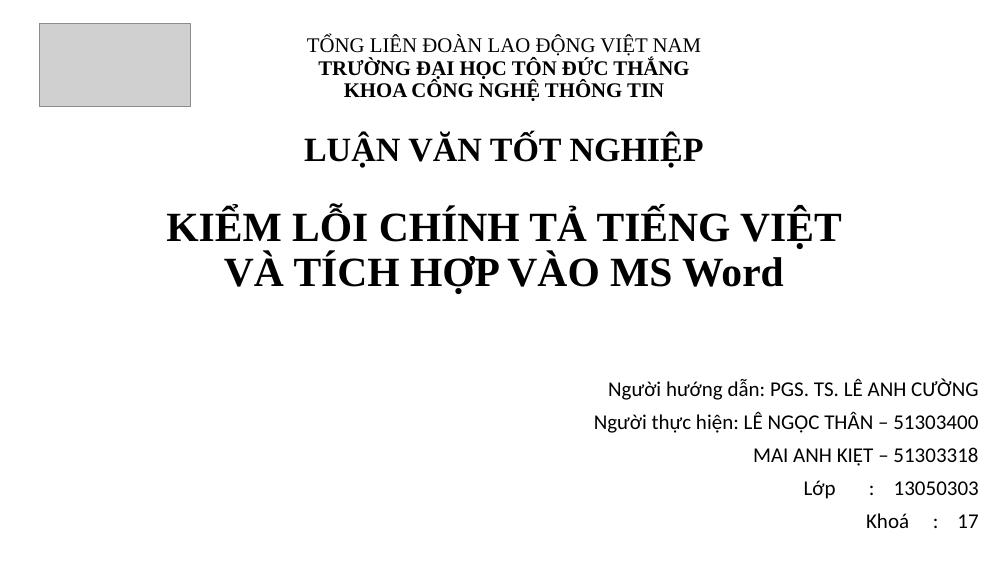
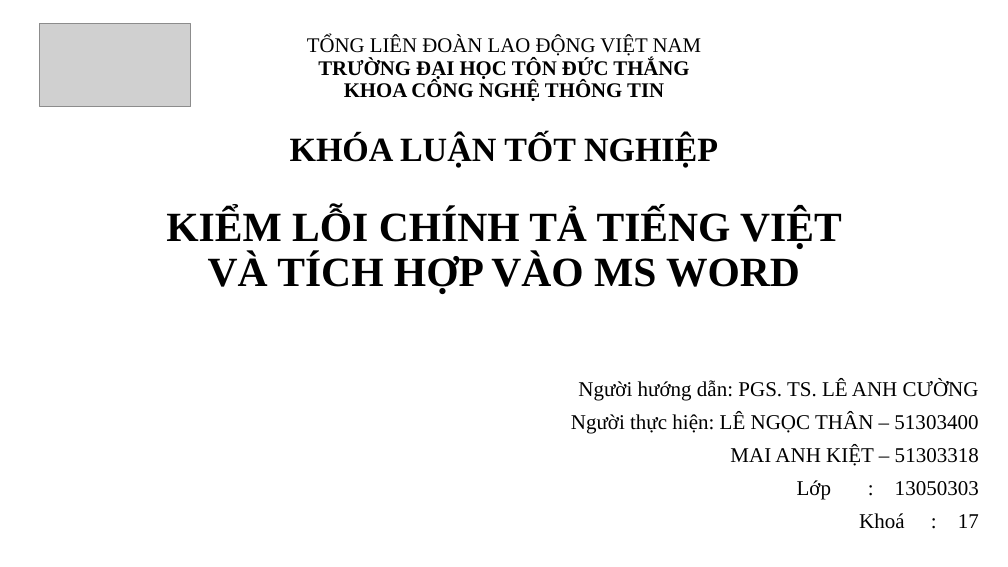
Before and after one commit to thanle95/Thesis_VietnameseCheckingSpelling, a slide deck: slide 1 of present.pptx. Drawn at 1008x567 pixels with LibreOffice and Linux fonts; fonts in the diff are those of the drawing; grey boxes stand for pictures; background and template pictures are left out. Boxes give left, top, right and bottom in pixels: in the first picture for what was removed or moved away, otherwise in the second. Text is boxed around its words. In the diff, an @@ line names an element or a change of style, - is before the commit and + after.

```diff
--- a/present.pptx
+++ b/present.pptx
@@ title at <box>166,36,842,294</box>: text changed @@
-TỔNG LIÊN ĐOÀN LAO ĐỘNG VIỆT NAM
-TRƯỜNG ĐẠI HỌC TÔN ĐỨC THẮNG
-KHOA CÔNG NGHỆ THÔNG TIN
-LUẬN VĂN TỐT NGHIỆP
-KIỂM LỖI CHÍNH TẢ TIẾNG VIỆT VÀ TÍCH HỢP VÀO MS Word
+TỔNG LIÊN ĐOÀN LAO ĐỘNG VIỆT NAM
+TRƯỜNG ĐẠI HỌC TÔN ĐỨC THẮNG
+KHOA CÔNG NGHỆ THÔNG TIN
+KHÓA LUẬN TỐT NGHIỆP
+KIỂM LỖI CHÍNH TẢ TIẾNG VIỆT VÀ TÍCH HỢP VÀO MS WORD
@@ subtitle "Người hướng dẫn: PGS. TS. ..." at <box>571,379,979,529</box>: font Calibri to Times New Roman @@
```
Also in this commit, not shown: 13 other slides changed, 1 slide added, 3 other files.
